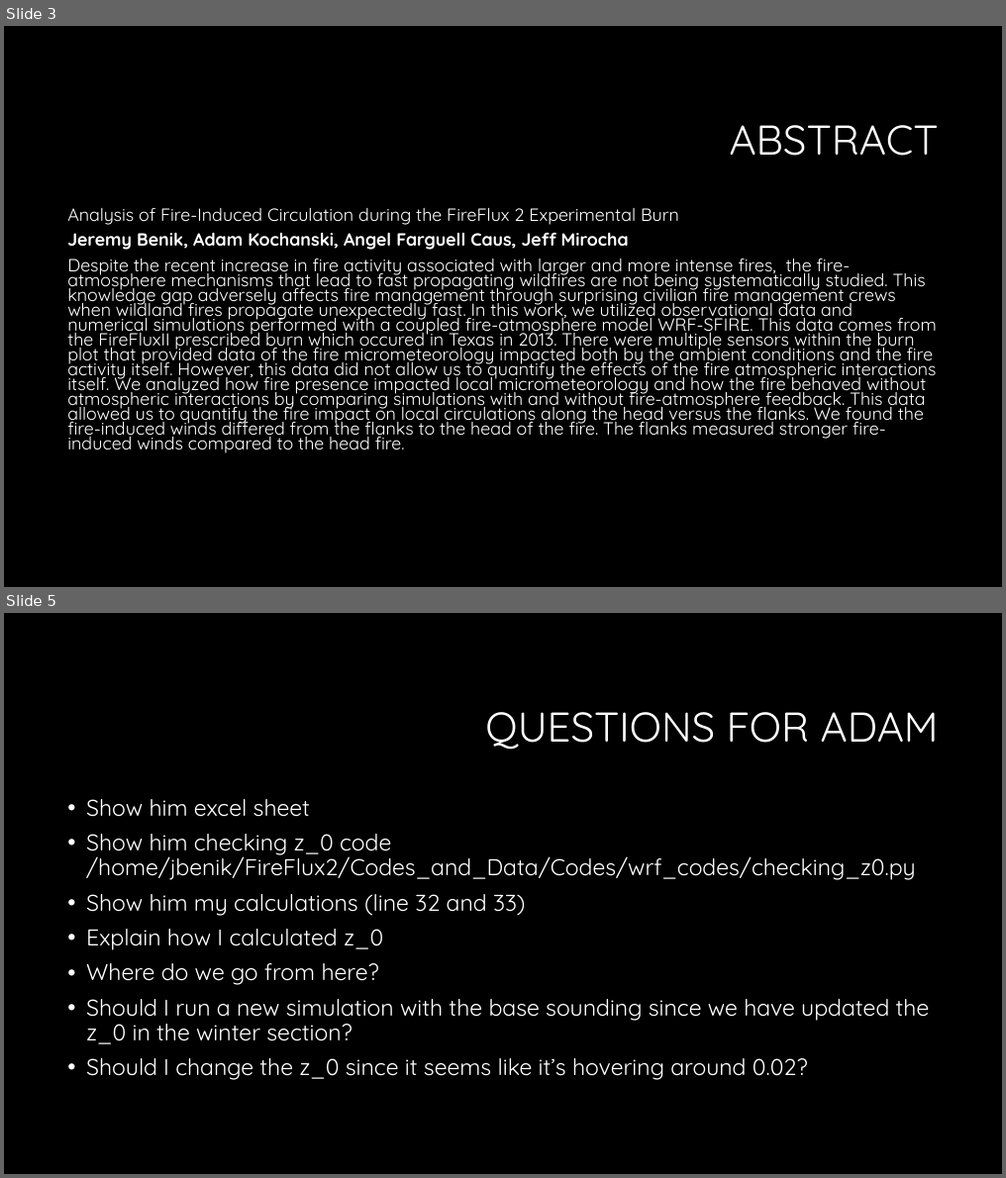
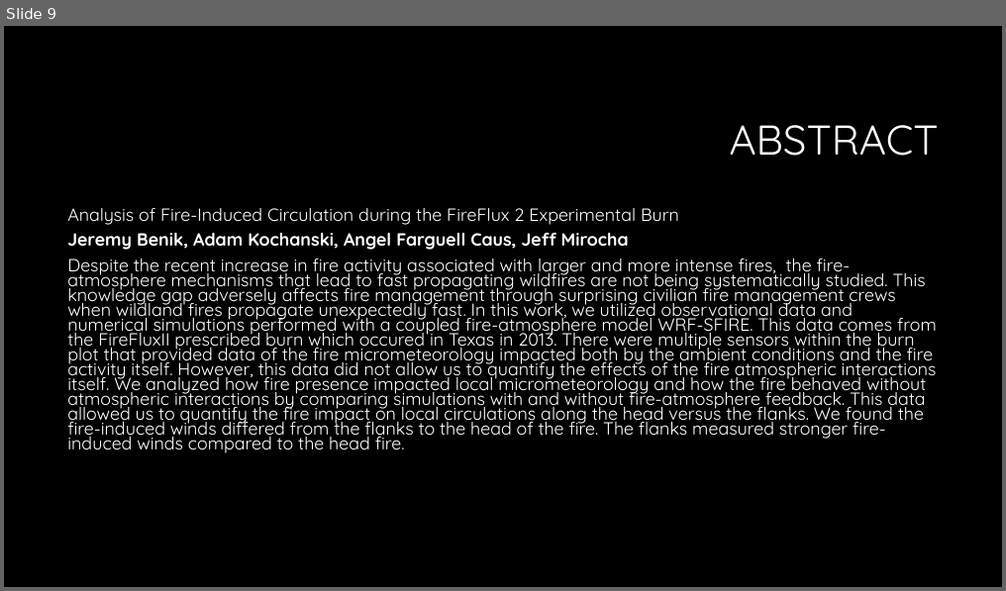
Before and after one commit to Jeremy-Benik/Meeting_Notes, a slide deck: 08262022_Presentation.pptx. Shown one above the other, each under a label of ours: slides 3 and 5 before the commit, slide 9 after it; the slides between them are not shown. The pictures are 1006x1178 and 1006x591 pixels, drawn with LibreOffice and Linux fonts; fonts in the diff are those of the drawing; background and template pictures are left out. Boxes give left, top, right and bottom in pixels: in the first picture for what was removed or moved away, otherwise in the second. Text is boxed around its words. In the diff, an @@ line names an element or a change of style, - is before the commit and + after.

```diff
--- a/08262022_Presentation.pptx
+++ b/08262022_Presentation.pptx
@@ slide 5 removed at [4,613,1002,1174], background #000000 @@
@@ title removed at [485,712,939,750] @@
-QUESTIONS FOR ADAM
@@ text removed at [86,799,930,1080] @@
-• Show him excel sheet
-• Show him checking z_0 code /home/jbenik/FireFlux2/Codes_and_Data/Codes/wrf_codes/checking_z0.py
-• Show him my calculations (line 32 and 33)
-• Explain how I calculated z_0
-• Where do we go from here?
-• Should I run a new simulation with the base sounding since we have updated the z_0 in the winter section?
-• Should I change the z_0 since it seems like it’s hovering around 0.02?
@@ what was slide 3 is now slide 9 @@
```
Also in this commit, not shown: 3 slides changed, 4 slides added.
